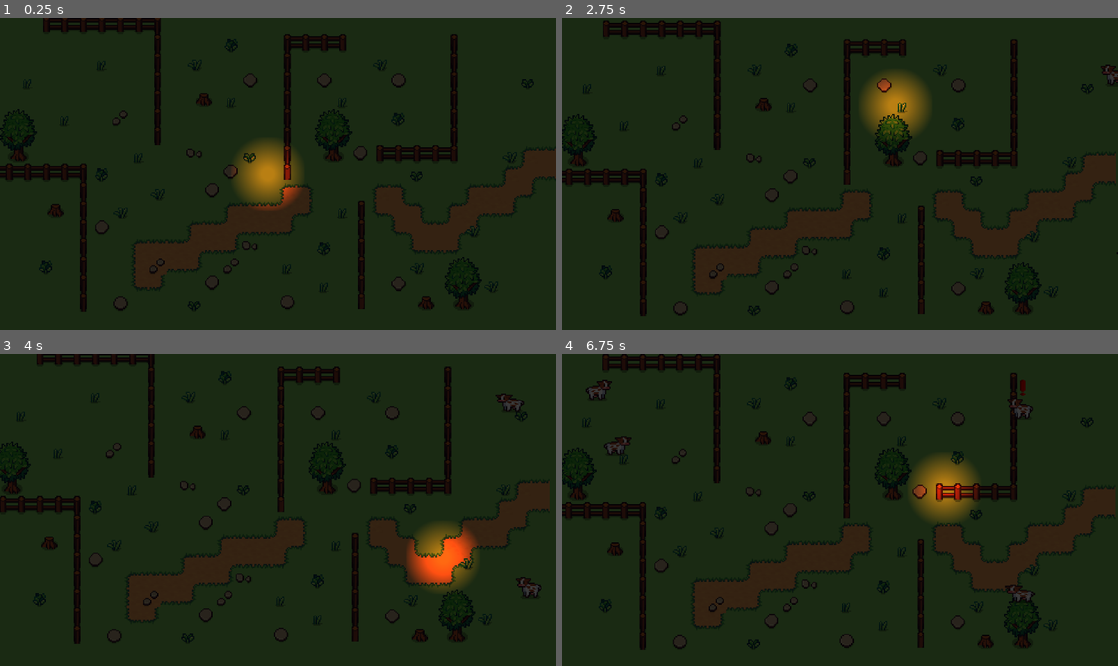
Above: before the commit, frames 1-4 (two rows, left to right).
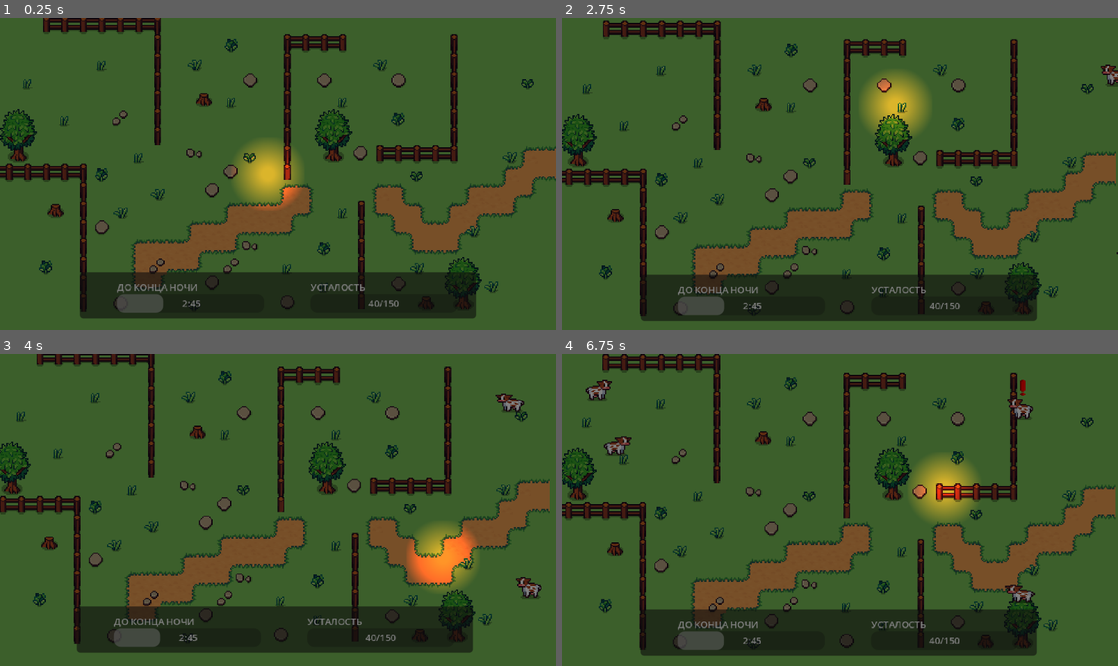
Above: after the commit, the same moments.

Repository: kandlash/Count-The-Sheep
Game: Godot game, scene res://scenes/world.tscn
Two runs of this game, one before a commit and one after it. Both use one fixed random seed, a clock stepped at 60 frames per second and the inputs below. Sound files missing from this copy of the repository are replaced by a short silence.
Inputs (mouse positions are in pixels of both pictures, inside the frame that each line leads up to):
- Up to frame 1 (0.25 s): no input
- Up to frame 2 (2.75 s): move the mouse to (962, 158) at 0.52 s; click (962, 158) at 0.67 s; move the mouse to (728, 189) at 1.27 s; click (728, 189) at 1.42 s; move the mouse to (895, 105) at 2.02 s; click (895, 105) at 2.17 s
- Up to frame 3 (4 s): move the mouse to (250, 572) at 2.77 s; click (250, 572) at 2.92 s; move the mouse to (444, 556) at 3.52 s; click (444, 556) at 3.67 s
- Up to frame 4 (6.75 s): move the mouse to (673, 463) at 4.27 s; click (673, 463) at 4.42 s; move the mouse to (867, 510) at 5.02 s; click (867, 510) at 5.17 s; move the mouse to (756, 432) at 5.77 s; click (756, 432) at 5.92 s; move the mouse to (962, 494) at 6.52 s; click (962, 494) at 6.67 s

The runs differ from the first frame. In frame 1, 86% of the frame differs, in the area x 0-100%, y 0-100%; in frame 2, 86%; in frame 3, 86%; in frame 4, 86%.

Commit message:
ui start

Diff:
--- a/scenes/sheep.tscn
+++ b/scenes/sheep.tscn
@@ -33,23 +33,8 @@
 
 [node name="sheep" type="Node2D" unique_id=1588974740]
 script = ExtResource("1_gw4f6")
-pulse_duration = null
-znak_scale_min = null
-znak_scale_max = null
 light_energy_min = 0.0
 light_energy_max = 0.0
-walk_squash = null
-walk_duration_squash = null
-walk_duration_move = null
-walk_duration_restore = null
-jump_squash = null
-jump_stretch = null
-jump_peak_height = null
-jump_up_duration = null
-jump_down_duration = null
-click_squash = null
-click_duration_in = null
-click_duration_out = null
 
 [node name="AnimatedSprite2D" type="AnimatedSprite2D" parent="." unique_id=592394954]
 position = Vector2(0, -7)
@@ -81,4 +66,9 @@
 position = Vector2(-3, -2)
 shape = SubResource("CircleShape2D_gw4f6")
 
+[node name="run_timer" type="Timer" parent="." unique_id=504168504]
+wait_time = 5.0
+one_shot = true
+
 [connection signal="timeout" from="Timer" to="." method="_on_timer_timeout"]
+[connection signal="timeout" from="run_timer" to="." method="_on_run_timer_timeout"]
--- a/scenes/world.tscn
+++ b/scenes/world.tscn
@@ -20,6 +20,12 @@
 gradient = SubResource("Gradient_4mrxx")
 fill = 1
 fill_from = Vector2(0.5, 0.5)
+
+[sub_resource type="LabelSettings" id="LabelSettings_e3hyu"]
+font_size = 8
+
+[sub_resource type="Theme" id="Theme_q5onr"]
+ProgressBar/font_sizes/font_size = 8
 
 [sub_resource type="TileSetAtlasSource" id="TileSetAtlasSource_qfnet"]
 texture = ExtResource("1_4wyf3")
@@ -409,6 +415,109 @@
 position = Vector2(240, 137)
 script = ExtResource("1_7r4gi")
 
+[node name="UIHolder" type="Node2D" parent="Camera2D" unique_id=1639074349]
+
+[node name="Control" type="Control" parent="Camera2D/UIHolder" unique_id=1332310948]
+z_index = 4096
+layout_mode = 3
+anchors_preset = 0
+offset_left = -240.0
+offset_top = -139.0
+offset_right = 240.0
+offset_bottom = 133.0
+
+[node name="Panel" type="Panel" parent="Camera2D/UIHolder/Control" unique_id=1024486096]
+layout_mode = 1
+anchors_preset = 8
+anchor_left = 0.5
+anchor_top = 0.5
+anchor_right = 0.5
+anchor_bottom = 0.5
+offset_left = -171.0
+offset_top = 88.0
+offset_right = 171.0
+offset_bottom = 128.0
+grow_horizontal = 2
+grow_vertical = 2
+
+[node name="ProgressBar" type="ProgressBar" parent="Camera2D/UIHolder/Control/Panel" unique_id=649715511]
+layout_mode = 0
+offset_left = 32.0
+offset_top = 19.0
+offset_right = 159.0
+offset_bottom = 35.0
+value = 28.88
+show_percentage = false
+
+[node name="Label" type="Label" parent="Camera2D/UIHolder/Control/Panel/ProgressBar" unique_id=1833521575]
+layout_mode = 1
+anchors_preset = 4
+anchor_top = 0.5
+anchor_bottom = 0.5
+offset_top = -20.0
+offset_right = 70.0
+offset_bottom = -8.0
+grow_vertical = 2
+text = "ДО КОНЦА НОЧИ"
+label_settings = SubResource("LabelSettings_e3hyu")
+
+[node name="time_label" type="Label" parent="Camera2D/UIHolder/Control/Panel/ProgressBar" unique_id=283793604]
+layout_mode = 1
+anchors_preset = 8
+anchor_left = 0.5
+anchor_top = 0.5
+anchor_right = 0.5
+anchor_bottom = 0.5
+offset_left = -35.0
+offset_top = -6.0
+offset_right = 35.0
+offset_bottom = 6.0
+grow_horizontal = 2
+grow_vertical = 2
+text = "2:45"
+label_settings = SubResource("LabelSettings_e3hyu")
+horizontal_alignment = 1
+vertical_alignment = 1
+
+[node name="ProgressBar2" type="ProgressBar" parent="Camera2D/UIHolder/Control/Panel" unique_id=500886129]
+layout_mode = 0
+offset_left = 199.0
+offset_top = 19.0
+offset_right = 326.0
+offset_bottom = 35.0
+theme = SubResource("Theme_q5onr")
+show_percentage = false
+
+[node name="Label" type="Label" parent="Camera2D/UIHolder/Control/Panel/ProgressBar2" unique_id=1584307640]
+layout_mode = 1
+anchors_preset = 4
+anchor_top = 0.5
+anchor_bottom = 0.5
+offset_top = -20.0
+offset_right = 70.0
+offset_bottom = -8.0
+grow_vertical = 2
+text = "УСТАЛОСТЬ"
+label_settings = SubResource("LabelSettings_e3hyu")
+
+[node name="tired_label" type="Label" parent="Camera2D/UIHolder/Control/Panel/ProgressBar2" unique_id=88939041]
+layout_mode = 1
+anchors_preset = 8
+anchor_left = 0.5
+anchor_top = 0.5
+anchor_right = 0.5
+anchor_bottom = 0.5
+offset_left = -35.0
+offset_top = -6.0
+offset_right = 35.0
+offset_bottom = 6.0
+grow_horizontal = 2
+grow_vertical = 2
+text = "40/150"
+label_settings = SubResource("LabelSettings_e3hyu")
+horizontal_alignment = 1
+vertical_alignment = 1
+
 [node name="ClickManager" type="Node2D" parent="." unique_id=656076700]
 script = ExtResource("1_i7141")
 
@@ -494,7 +603,7 @@
 shape = SubResource("RectangleShape2D_e3hyu")
 
 [node name="DirectionalLight2D" type="DirectionalLight2D" parent="." unique_id=360716759]
-energy = 0.78
+energy = 0.5
 blend_mode = 1
 
 [node name="AudioStreamPlayer" type="AudioStreamPlayer" parent="." unique_id=275605735]
--- a/scripts/camera_2d.gd
+++ b/scripts/camera_2d.gd
@@ -1,23 +1,30 @@
 extends Camera2D
 
-@export var max_offset := 10.0   # максимальное смещение камеры
-@export var follow_speed := 5.0   # плавность (чем больше — тем быстрее догоняет)
+@export var max_offset := 10.0
+@export var follow_speed := 5.0
+@export var ui_strength := 0.5
+
+@onready var ui_holder: Node2D = $UIHolder
 
 var target_offset := Vector2.ZERO
+var current_ui_offset := Vector2.ZERO
 
 func _process(delta: float) -> void:
 	var viewport_size = get_viewport_rect().size
 	var mouse_pos = get_viewport().get_mouse_position()
 
-	# центр экрана
 	var center = viewport_size / 2.0
 
-	# направление от центра к курсору (-1..1)
+	# направление от центра (-1..1)
 	var dir = (mouse_pos - center) / center
 	dir = dir.clamp(Vector2(-1, -1), Vector2(1, 1))
 
-	# целевое смещение
 	target_offset = dir * max_offset
 
-	# плавное движение камеры
+	# движение камеры
 	offset = offset.lerp(target_offset, delta * follow_speed)
+
+	# движение UI (медленнее и с инерцией)
+	var ui_target = target_offset * ui_strength
+	current_ui_offset = current_ui_offset.lerp(ui_target, delta * follow_speed)
+	ui_holder.position = current_ui_offset
--- a/scripts/sheep.gd
+++ b/scripts/sheep.gd
@@ -12,6 +12,7 @@
 @onready var animated_sprite_2d: AnimatedSprite2D = $AnimatedSprite2D
 @onready var vosklisatilni_znak: Sprite2D = $VosklisatilniZnak
 @onready var vosklisatilni_light: PointLight2D = $VosklisatilniLight
+@onready var run_timer: Timer = $run_timer
 
 const STEP := 16
 const JUMP_STEP := 32
@@ -178,9 +179,13 @@
 		want_jump = false
 
 	if can_walk():
+		run_timer.stop()
 		stop_blocked_effect()
 		await do_walk()
 	else:
+		if run_timer.is_stopped():
+			run_timer.start()
+
 		start_blocked_effect()
 		state = State.BLOCKED
 
@@ -249,3 +254,7 @@
 
 	tween.tween_property(self, "scale", Vector2.ONE, click_duration_out)\
 		.set_trans(Tween.TRANS_SINE).set_ease(Tween.EASE_IN)
+
+
+func _on_run_timer_timeout() -> void:
+	queue_free()
Binary file added: assets/sprites/586781e9-4002-400f-acb2-a5faf9e2ebfc.png
Not shown, added: assets/sprites/586781e9-4002-400f-acb2-a5faf9e2ebfc.png.import
